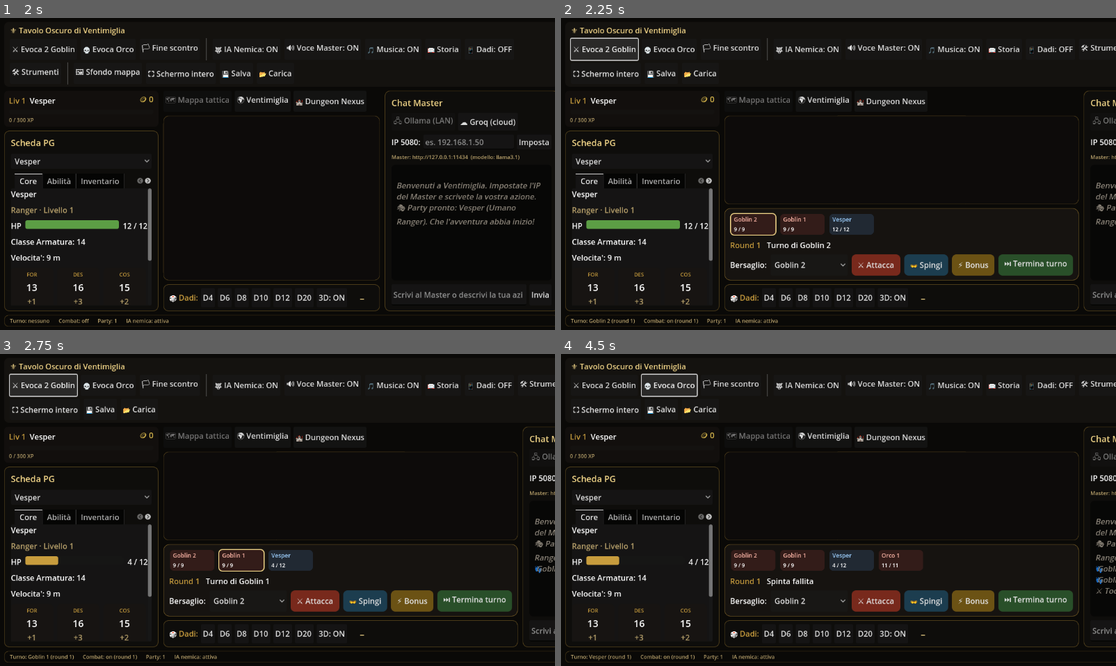
Above: before the commit, frames 1-4 (two rows, left to right).
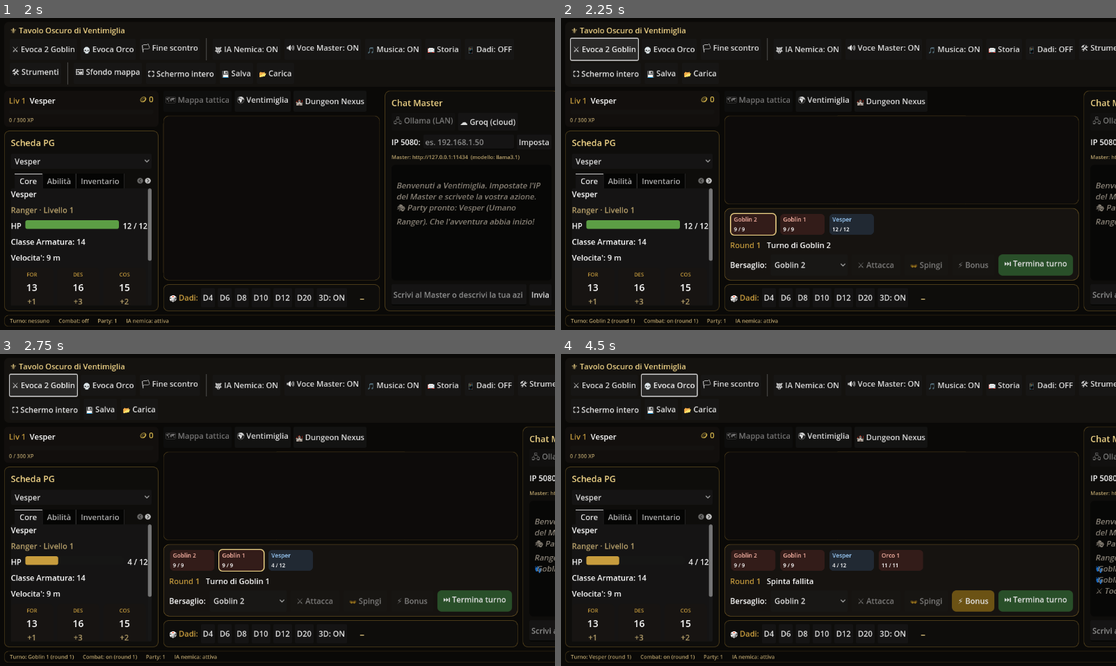
Above: after the commit, the same moments.

Repository: fanaragabriele2-coder/vtt-ventimiglia
Game: Godot game, scene res://main.tscn
The game is run twice, just before and just after one commit, with the same random seed, the same clock (stepped at 60 frames per second) and the same inputs.
Inputs (mouse positions are in pixels of both pictures, inside the frame that each line leads up to):
- Up to frame 1 (2 s): click (466, 142) at 0.52 s; type "12" at 0.6 s; click (460, 295) at 0.75 s; type "12" at 0.83 s; click "🎲 INIZIA L'AVVENTURA" at 1.25 s
- Up to frame 2 (2.25 s): click "⚔ Evoca 2 Goblin" at 2 s
- Up to frame 3 (2.75 s): no input
- Up to frame 4 (4.5 s): click (877, 600) at 2.75 s, where only the run before the commit has a clickable "⚔ Attacca"; click "👐 Spingi" at 3.5 s; click "💀 Evoca Orco" at 4.25 s

Frame 1 is identical in both runs. In frame 2, 1.7% of the frame differs, in the area x 52-79%, y 75-83%; in frame 3, 1.7%; in frame 4, 1.1%.

Commit message:
Godot: fix combattimento — economia azioni, spawn nemici, chat non piu' schiacciata
Tre bug segnalati dallo screenshot in gioco, risolti.

1) ATTACCHI ALL'INFINITO: l'HUD non controllava ne' spendeva l'economia delle
   azioni. Ora Attacca/Spingi consumano l'azione base (una sola per turno) e il
   menu Bonus l'azione bonus (gia' cosi'): fatta l'azione base, i pulsanti
   Attacca/Spingi si spengono; fatto anche il bonus, resta solo Termina turno,
   che passa al PG successivo con le risorse di nuovo piene. I pulsanti si
   accendono/spengono live (action_economy_changed) e nei turni dei PNG restano
   spenti (comanda l'IA nemica).

2) NEMICI NON SPAWNATI / combattimento vuoto: un "startCombat" nudo (dal Master
   IA o altrove) avviava lo scontro con i soli PG. Ora start_combat() rifiuta di
   partire senza almeno un nemico vivo in scena. E la rete di sicurezza
   ChatCombatBridge non viene piu' disattivata da startCombat: solo addNpc/spawnAt
   (nemici DAVVERO piazzati) la sopprimono — cosi' se il Master dice "tre goblin
   vi attaccano" senza piazzarli, i goblin compaiono dalla prosa. Logica dei due
   percorsi verificata a tavolino.

3) CHAT SCHIACCIATA VIA all'inizio dello scontro: la barra iniziativa
   (HBoxContainer) si allargava con ogni combattente e spingeva la colonna chat
   fuori schermo. Ora e' un HFlowContainer che va a capo, e le colonne laterali
   (scheda a sinistra, chat a destra) hanno una larghezza minima fissa: non si
   schiacciano mai piu'.

Co-Authored-By: Claude Opus 4.8 <noreply@anthropic.com>
Claude-Session: https://claude.ai/code/session_01EitiiDafKKu7YfdrUthcuc

Diff:
--- a/godot/scripts/combat/chat_combat_bridge.gd
+++ b/godot/scripts/combat/chat_combat_bridge.gd
@@ -34,8 +34,11 @@
 	"cinque": 5, "sei": 6, "sette": 7, "otto": 8,
 }
 
-# Comandi <<DATI>> che dimostrano che il Master ha GIA' gestito lo scontro via canale strutturato.
-const COMANDI_SPAWN: Array[String] = ["addNpc", "spawnAt", "startCombat"]
+# Comandi <<DATI>> che dimostrano che il Master ha DAVVERO piazzato dei nemici via canale
+# strutturato: solo questi disattivano il rilevamento dalla prosa. NON "startCombat" — un
+# startCombat "nudo" (senza addNpc/spawnAt) e' proprio il caso in cui i nemici NON sono stati
+# piazzati e questa rete di sicurezza DEVE intervenire (era il bug "combattimento senza nemici").
+const COMANDI_SPAWN: Array[String] = ["addNpc", "spawnAt"]
 
 var _re_combattimento: RegEx
 
--- a/godot/scripts/combat/combat_manager.gd
+++ b/godot/scripts/combat/combat_manager.gd
@@ -238,6 +238,17 @@
 			break
 	if not any_conscious:
 		_last_event = "Tutti i PG sono incoscienti. Rianimali prima."
+		return
+	# Non si avvia un combattimento SENZA nemici: un "startCombat" nudo (dal Master IA o altrove)
+	# lascerebbe la scena con solo i PG e i pulsanti che girano a vuoto. Chi vuole davvero uno
+	# scontro deve prima piazzare almeno un PNG (Encounter Balancer, addNpc, il ponte narrazione).
+	var nemico_vivo: bool = false
+	for c: Dictionary in _combatants:
+		if c["kind"] == "npc" and not c["defeated"] and int(c["hitPoints"]) > 0:
+			nemico_vivo = true
+			break
+	if not nemico_vivo:
+		_last_event = "Nessun nemico in scena: evoca dei PNG prima di iniziare il combattimento."
 		return
 	_active = true
 	_round = 1
--- a/godot/scripts/ui/combat_hud.gd
+++ b/godot/scripts/ui/combat_hud.gd
@@ -6,7 +6,7 @@
 ## tirata, la card di turno si evidenzia a ogni turn_changed, gli HP calano in tempo reale, e i
 ## pulsanti (Attacca / Spingi / Termina turno) invocano il manager. Vittoria/TPK spengono l'HUD.
 
-var _initiative_strip: HBoxContainer
+var _initiative_strip: HFlowContainer
 var _target_option: OptionButton
 var _round_label: Label
 var _last_event: Label
@@ -30,6 +30,9 @@
 	CombatManager.combatant_added.connect(_on_combatant_added)
 	CombatManager.attack_resolved.connect(_on_attack_resolved)
 	CombatManager.shove_resolved.connect(_on_shove_resolved)
+	# Economia delle azioni: i pulsanti si accendono/spengono in base a cio' che resta nel turno
+	# (una azione base, una bonus, poi Termina turno) — niente piu' attacchi all'infinito.
+	InventoryManager.action_economy_changed.connect(_on_action_economy_changed)
 	CombatManager.victory.connect(func() -> void: _announce("🏆 VITTORIA! Tutti i nemici sconfitti."))
 	CombatManager.party_wiped.connect(func() -> void: _announce("💀 Il party e' caduto."))
 	visible = false  # nascosto finche' non inizia un combattimento
@@ -54,8 +57,11 @@
 	add_child(root)
 
 	# --- Barra dell'iniziativa (una card per combattente) ---
-	_initiative_strip = HBoxContainer.new()
-	_initiative_strip.add_theme_constant_override("separation", 6)
+	# HFlowContainer: con molti combattenti le card vanno a capo invece di allargare la colonna
+	# centrale (che spingerebbe la chat a destra fuori schermo).
+	_initiative_strip = HFlowContainer.new()
+	_initiative_strip.add_theme_constant_override("h_separation", 6)
+	_initiative_strip.add_theme_constant_override("v_separation", 6)
 	root.add_child(_initiative_strip)
 
 	# --- Riga info: round + ultimo evento ---
@@ -172,6 +178,7 @@
 	visible = true
 	_rebuild_strip()
 	_round_label.text = "Round 1"
+	_refresh_action_buttons()
 
 
 func _on_combat_ended() -> void:
@@ -193,6 +200,7 @@
 	var c: Dictionary = CombatManager.get_combatant(combatant_id)
 	if not c.is_empty():
 		_last_event.text = "Turno di %s" % c["name"]
+	_refresh_action_buttons()
 
 
 func _on_combatant_damaged(combatant_id: String, amount: int, current_hp: int) -> void:
@@ -243,18 +251,56 @@
 # --- Handler dei pulsanti azione ---
 
 func _on_attack_pressed() -> void:
+	if not _puo_agire():
+		return
 	var target: String = _selected_target_id()
 	if target.is_empty():
 		_last_event.text = "Nessun bersaglio selezionato."
 		return
+	if not InventoryManager.can_afford("action"):
+		_last_event.text = "Azione gia' usata: fai un'azione bonus o termina il turno."
+		return
 	CombatManager.resolve_attack(_actor_id(), target, "normal")
+	InventoryManager.spend_action_resource("action")  # una sola azione base per turno
 
 
 func _on_shove_pressed() -> void:
+	if not _puo_agire():
+		return
 	var target: String = _selected_target_id()
 	if target.is_empty():
 		return
+	if not InventoryManager.can_afford("action"):
+		_last_event.text = "Azione gia' usata: la spinta e' la tua azione del turno."
+		return
 	CombatManager.shove(_actor_id(), target)
+	InventoryManager.spend_action_resource("action")
+
+
+func _on_action_economy_changed(_economy: Dictionary) -> void:
+	_refresh_action_buttons()
+
+
+## Solo nel turno di un PG si puo' agire dai pulsanti (nei turni dei PNG comanda l'IA nemica).
+func _puo_agire() -> bool:
+	var c: Dictionary = CombatManager.get_combatant(_current_id)
+	if CombatManager.is_active() and not c.is_empty() and c["kind"] == "pc":
+		return true
+	_last_event.text = "Non e' il tuo turno."
+	return false
+
+
+## Accende/spegne i pulsanti azione in base a cosa resta nel turno del PG corrente: una azione
+## base (Attacca/Spingi), una bonus, poi solo Termina turno. Nei turni dei PNG restano tutti spenti.
+func _refresh_action_buttons() -> void:
+	var c: Dictionary = CombatManager.get_combatant(_current_id)
+	var turno_pc: bool = CombatManager.is_active() and not c.is_empty() and c["kind"] == "pc"
+	var eco: Dictionary = InventoryManager.get_action_economy()
+	var ha_azione: bool = turno_pc and bool(eco.get("action", false))
+	var ha_bonus: bool = turno_pc and bool(eco.get("bonusAction", false))
+	_attack_button.disabled = not ha_azione
+	_shove_button.disabled = not ha_azione
+	_bonus_button.disabled = not ha_bonus
 
 
 func _on_end_turn_pressed() -> void:
--- a/godot/scripts/ui/vtt_main.gd
+++ b/godot/scripts/ui/vtt_main.gd
@@ -68,9 +68,10 @@
 	columns.size_flags_vertical = Control.SIZE_EXPAND_FILL
 	col.add_child(columns)
 
-	# Sinistra: Scheda PG + barra XP.
+	# Sinistra: Scheda PG + barra XP. Larghezza minima fissa: la scheda non deve schiacciarsi.
 	var left := VBoxContainer.new()
 	left.add_theme_constant_override("separation", 8)
+	left.custom_minimum_size = Vector2(260, 0)
 	columns.add_child(left)
 	left.add_child(XpBar.new())
 	var sheet := CharacterSheetPanel.new()
@@ -113,12 +114,16 @@
 	center.add_child(DiceRoller.new())
 
 	# Destra: Chat Master + Modalita' Storia (NLP). Convivono nello stesso spazio come le viste
-	# del centro: una sola e' visibile, il pulsante in toolbar le scambia.
+	# del centro: una sola e' visibile, il pulsante in toolbar le scambia. Larghezza minima fissa:
+	# quando il combattimento riempie il centro, la chat NON deve venire schiacciata via (era il bug
+	# "la chat non si vede piu' appena inizia lo scontro").
 	_chat_panel = MasterChatPanel.new()
 	_chat_panel.size_flags_vertical = Control.SIZE_EXPAND_FILL
+	_chat_panel.custom_minimum_size = Vector2(320, 0)
 	columns.add_child(_chat_panel)
 	_nlp_panel = NlpUiController.new()
 	_nlp_panel.size_flags_vertical = Control.SIZE_EXPAND_FILL
+	_nlp_panel.custom_minimum_size = Vector2(320, 0)
 	_nlp_panel.visible = false
 	columns.add_child(_nlp_panel)
 
